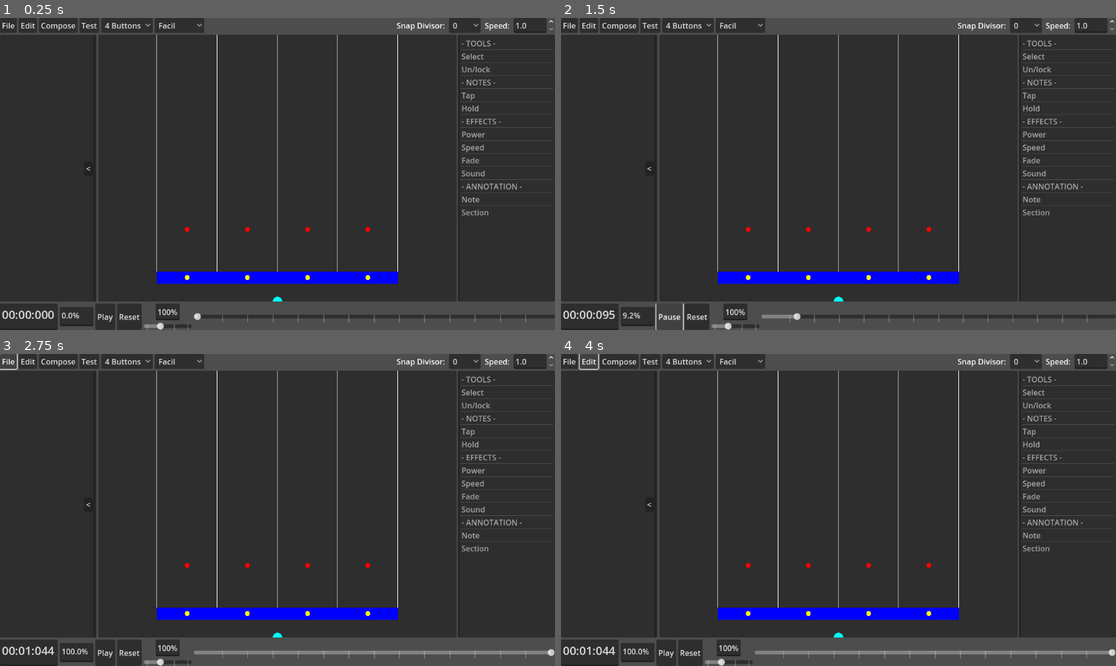
Above: before the commit, frames 1-4 (two rows, left to right).
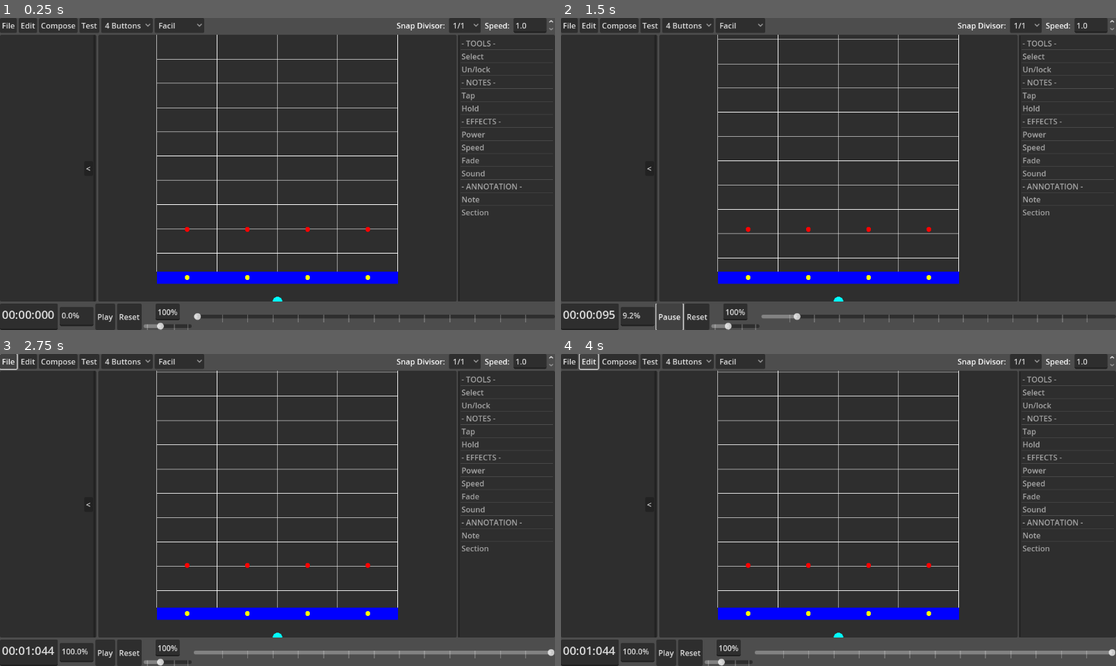
Above: after the commit, the same moments.

Repository: NothermanVEVO/June
Game: Godot game, scene res://Editor/Editor Composer.tscn
The game is run twice, just before and just after one commit, with the same random seed, the same clock (stepped at 60 frames per second) and the same inputs. This scene is started directly instead of the project's main scene. Sound files missing from this copy of the repository are replaced by a short silence.
Inputs:
- Up to frame 1 (0.25 s): no input
- Up to frame 2 (1.5 s): click "0" (after the commit: "1/1") at 0.5 s; click "Play" at 1.25 s
- Up to frame 3 (2.75 s): click "File" at 2 s
- Up to frame 4 (4 s): click "Play" at 2.75 s; click "Edit" at 3.5 s

The runs differ from the first frame. In frame 1, 0.9% of the frame differs, in the area x 28-84%, y 1-76%; in frame 2, 1.1%; in frame 3, 1.3%; in frame 4, 1.3%.

Commit message:
2025/08/21 - 001
- Added Grid.
- Removed the possibility to put the note anywhere in the Gear.
- Now it's only possible to put the note in the Grid.
- Adjust item tap, hold and select to the new Grid format.

Diff:
--- a/beat-the-beat/Editor/Editor Composer.tscn
+++ b/beat-the-beat/Editor/Editor Composer.tscn
@@ -94,21 +94,19 @@
 0: disables the grid.
 1/1 - 1/16: Divide the BPM."
 selected = 0
-item_count = 7
-popup/item_0/text = "0"
-popup/item_0/id = 6
-popup/item_1/text = "1/1"
-popup/item_1/id = 0
-popup/item_2/text = "1/2"
-popup/item_2/id = 1
-popup/item_3/text = "1/4"
-popup/item_3/id = 2
-popup/item_4/text = "1/8"
-popup/item_4/id = 3
-popup/item_5/text = "1/12"
-popup/item_5/id = 4
-popup/item_6/text = "1/16"
-popup/item_6/id = 5
+item_count = 6
+popup/item_0/text = "1/1"
+popup/item_0/id = 0
+popup/item_1/text = "1/2"
+popup/item_1/id = 1
+popup/item_2/text = "1/4"
+popup/item_2/id = 2
+popup/item_3/text = "1/8"
+popup/item_3/id = 3
+popup/item_4/text = "1/12"
+popup/item_4/id = 4
+popup/item_5/text = "1/16"
+popup/item_5/id = 5
 
 [node name="RichTextLabel" type="RichTextLabel" parent="MenuBar/FlowContainer"]
 layout_mode = 2
--- a/beat-the-beat/Editor/EditorMenuBar.gd
+++ b/beat-the-beat/Editor/EditorMenuBar.gd
@@ -4,9 +4,9 @@
 
 @onready var snap_divisor := $FlowContainer/SnapDivisor
 
-static var _snap_divisor_value : int = 0
+static var _snap_divisor_value : int = 1
 
-enum Divisors{ZERO = 0, ONE = 1, TWO = 2, FOUR = 4, EIGHT = 8, TWELVE = 12, SIXTEEN = 16}
+enum Divisors{ONE = 1, TWO = 2, FOUR = 4, EIGHT = 8, TWELVE = 12, SIXTEEN = 16}
 
 static func get_snap_divisor_value() -> int:
 	return _snap_divisor_value
@@ -16,3 +16,6 @@
 
 func _on_snap_divisor_item_selected(index: int) -> void:
 	_snap_divisor_value = Divisors.values()[index]
+
+static func get_divisor() -> float:
+	return 60.0 / Song.BPM / _snap_divisor_value
--- a/beat-the-beat/Editor/Game.gd
+++ b/beat-the-beat/Editor/Game.gd
@@ -65,7 +65,7 @@
 func _handle_selected_item(item_text : String) -> void:
 	match item_text:
 		"Select":
-			_handle_select() # DOING ...
+			_handle_select() # TO REVIEW ...
 		"Un/lock":
 			pass
 		"Tap":
@@ -149,17 +149,19 @@
 						Gear.change_note_from_note_holder(note.get_idx(), note.get_idx() + distance, note, true)
 					_last_note_holder_idx = note_hold_idx
 
-			var time_difference_y := _get_time_difference_y()
-
-			var temp = time_difference_y
-			time_difference_y -= _last_time_difference_y
+			var mouse_time_difference_y := _get_time_difference_y()
+
+			var temp = mouse_time_difference_y
+			mouse_time_difference_y -= _last_time_difference_y
 			_last_time_difference_y = temp
 
+			var time_difference_y := _get_closest_grid_time_to_mouse() - _clicked_note.get_time()
+
 			#print("Time Diff: " + str(time_difference_y))
 
-			if not time_difference_y or (time_difference_y > 0.0 and get_local_mouse_position().y > _hit_zone_y) or (
-				time_difference_y < 0.0 and get_local_mouse_position().y < 0.0):
-				return
+			#if not time_difference_y or (time_difference_y > 0.0 and get_local_mouse_position().y > _hit_zone_y) or (
+				#time_difference_y < 0.0 and get_local_mouse_position().y < 0.0):
+				#return
 
 			var lowest_note : Note = null
 			for note in _selected_notes:
@@ -188,38 +190,26 @@
 				else:
 					highest_note = note
 
-			#if not highest_note.visible:
-				#print(highest_note.get_time())
-				#print(Song.get_time())
-				#print("Omg")
-
-			var changed_clicked_note := false
-
 			if lowest_note.get_time() + time_difference_y < 0.0:
 				time_difference_y = -lowest_note.get_time()
-			if _clicked_note.get_time() + time_difference_y < Song.get_time():
-				changed_clicked_note = true
-				_clicked_note.set_time(_clicked_note.get_time() + time_difference_y)
+			if get_local_mouse_position().y > _hit_zone_y and mouse_time_difference_y < 0: #MOVE DOWN
 				var song := Song.new()
-				if _clicked_note.get_time() < Song.get_time():
-					song.set_time(_clicked_note.get_time())
-				Gear.update_note_time(_clicked_note, true)
+				song.set_time(clampf(Song.get_time() + mouse_time_difference_y, 0.0, Song.get_duration()))
 
 			var highest_note_time = highest_note.get_time() + highest_note.get_duration() if highest_note is HoldNoteEditor else highest_note.get_time()
 
-			if highest_note_time + time_difference_y > Song.get_duration():
-				time_difference_y = Song.get_duration() - highest_note_time
+			if highest_note_time + time_difference_y > _get_highest_grid_time():
+				time_difference_y = 0
 			highest_note_time = _clicked_note.get_time() + _clicked_note.get_duration() if _clicked_note is HoldNoteEditor else _clicked_note.get_time()
 			if highest_note_time + time_difference_y > Song.get_time() + Gear.MAX_TIME_Y():
-				changed_clicked_note = true
-				_clicked_note.set_time(_clicked_note.get_time() + time_difference_y)
 				var song := Song.new()
-				song.set_time(highest_note_time + time_difference_y - Gear.MAX_TIME_Y())
-				Gear.update_note_time(_clicked_note, true)
+				if mouse_time_difference_y > 0:
+					song.set_time(clampf(Song.get_time() + mouse_time_difference_y, 0.0, Song.get_duration()))
+			if get_local_mouse_position().y < 0 and mouse_time_difference_y > 0: #MOVE UP
+				var song := Song.new()
+				song.set_time(clampf(Song.get_time() + mouse_time_difference_y, 0.0, Song.get_duration()))
 
 			for note in _selected_notes:
-				if note == _clicked_note and changed_clicked_note:
-					continue
 				note.set_time(note.get_time() + time_difference_y)
 				Gear.update_note_time(note, true)
 
@@ -243,7 +233,6 @@
 	var mouse_pos : Vector2 = get_local_mouse_position()
 	mouse_pos.y -= Note.height / 2
 
-
 	#print("Mouse Pos Y: " + str(mouse_pos.y))
 	#print("Last Drag Mouse Position Y: " + str(_last_drag_mouse_position.y))
 
@@ -327,11 +316,15 @@
 		sample_tap_note.position = Vector2(mouse_pos.x - NoteHolder.width / 2, mouse_pos.y)
 		var time_pos = Song.get_time()
 
-		var mouse_time_pos_y = NoteHolder.get_time_pos_y(_hit_zone_y - Note.height / 2, - Note.height / 2, mouse_pos.y, time_pos, time_pos + Gear.MAX_TIME_Y())
-		if mouse_time_pos_y > soundboard.song.stream.get_length():
-			mouse_time_pos_y = soundboard.song.stream.get_length()
-			sample_tap_note.position.y = NoteHolder.get_local_pos_y(_hit_zone_y - Note.height / 2, - Note.height / 2, mouse_time_pos_y, time_pos, time_pos + Gear.MAX_TIME_Y())
-
+		#var mouse_time_pos_y = NoteHolder.get_time_pos_y(_hit_zone_y - Note.height / 2, - Note.height / 2, mouse_pos.y, time_pos, time_pos + Gear.MAX_TIME_Y())
+		var mouse_time_pos_y = _get_closest_grid_time_to_mouse()
+
+		#if mouse_time_pos_y > soundboard.song.stream.get_length():
+			#mouse_time_pos_y = soundboard.song.stream.get_length()
+		if mouse_time_pos_y > _get_highest_grid_time():
+			mouse_time_pos_y = _get_highest_grid_time()
+
+		sample_tap_note.position.y = NoteHolder.get_local_pos_y(_hit_zone_y - Note.height / 2, - Note.height / 2, mouse_time_pos_y, time_pos, time_pos + Gear.MAX_TIME_Y())
 		sample_tap_note.set_time(mouse_time_pos_y)
 
 		if Input.is_action_just_pressed("Add Item"):
@@ -353,10 +346,15 @@
 		sample_tap_note.position = Vector2(mouse_pos.x - NoteHolder.width / 2, mouse_pos.y)
 		var time_pos = Song.get_time()
 
-		var mouse_time_pos_y = NoteHolder.get_time_pos_y(_hit_zone_y - Note.height / 2, - Note.height / 2, mouse_pos.y, time_pos, time_pos + Gear.MAX_TIME_Y())
-		if mouse_time_pos_y > soundboard.song.stream.get_length():
-			mouse_time_pos_y = soundboard.song.stream.get_length()
-			sample_tap_note.position.y = NoteHolder.get_local_pos_y(_hit_zone_y - Note.height / 2, - Note.height / 2, mouse_time_pos_y, time_pos, time_pos + Gear.MAX_TIME_Y())
+		#var mouse_time_pos_y = NoteHolder.get_time_pos_y(_hit_zone_y - Note.height / 2, - Note.height / 2, mouse_pos.y, time_pos, time_pos + Gear.MAX_TIME_Y())
+		var mouse_time_pos_y = _get_closest_grid_time_to_mouse()
+
+		#if mouse_time_pos_y > soundboard.song.stream.get_length():
+			#mouse_time_pos_y = soundboard.song.stream.get_length()
+		if mouse_time_pos_y > _get_highest_grid_time():
+			mouse_time_pos_y = _get_highest_grid_time()
+
+		sample_tap_note.position.y = NoteHolder.get_local_pos_y(_hit_zone_y - Note.height / 2, - Note.height / 2, mouse_time_pos_y, time_pos, time_pos + Gear.MAX_TIME_Y())
 
 		sample_tap_note.set_time(mouse_time_pos_y)
 
@@ -400,6 +398,21 @@
 			return true
 	return false
 
+func _get_closest_grid_time_to_mouse() -> float:
+	var mouse_pos : Vector2 = _get_limited_by_gear_local_mouse_position()["position"]
+	var value := EditorMenuBar.get_divisor()
+
+	var time_pos := NoteHolder.get_time_pos_y(_hit_zone_y - Note.height / 2, - Note.height / 2, mouse_pos.y, Song.get_time(), Song.get_time() + Gear.MAX_TIME_Y())
+	var rest := fmod(time_pos, value)
+	if rest <= value / 2.0:
+		time_pos -= rest
+	else:
+		time_pos += value - rest
+	return time_pos
+
+func _get_highest_grid_time() -> float:
+	return floor(Song.get_duration() / EditorMenuBar.get_divisor()) * EditorMenuBar.get_divisor()
+
 func _draw() -> void:
 	var nh_positions := Gear.get_note_holders_global_position()
 	var left_x := 0.0
@@ -413,7 +426,7 @@
 	left_x = nh_positions[0].x - global_position.x - NoteHolder.width / 2
 	right_x = nh_positions[nh_positions.size() - 1].x - global_position.x + NoteHolder.width / 2
 
-	var value := 60.0 / Song.BPM / snap_divisor_value
+	var value := EditorMenuBar.get_divisor()
 	var rest := fmod(Song.get_time(), value)
 	var start_time_pos := Song.get_time() + value - rest
 	var n_grids := int((Gear.MAX_TIME_Y()) / value)
@@ -423,8 +436,6 @@
 		pos_y += Note.height / 2
 		draw_line(Vector2(left_x, pos_y), Vector2(right_x, pos_y), Color.WHITE, 1)
 
-	#print(get_local_mouse_position().y)
-
 func _on_mouse_entered() -> void:
 	_is_mouse_inside = true
 
